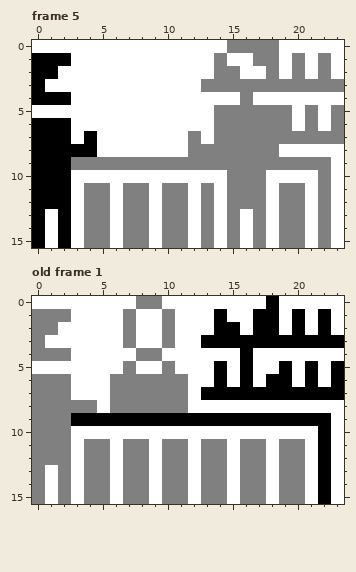
Pixel-art file: Sprites/Bar.aseprite. Above: the version before the commit.
24x16 pixels, 5 frames. Shown: frame 5, old frame 1. The commit also changed other frames, which this record leaves out.
Once edited:
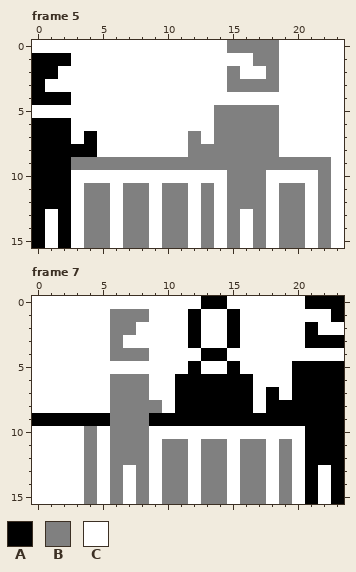
Palette (. is transparent): A #000000  B #808080  C #ffffff
A new or re-ordered frame is compared with the old frame closest to it.
What changed:
frames 5 -> 8
layer "Shelf" now hidden
Changed rows in their new state; - is an unchanged pixel.
Frame 5:
first column x 13:
 1 -C-----C-C-
 2 -C-----C-C-
 3 CC----CCCCC
 4 ---C-------
 5 ------C-C-C
 6 ------C-C-C
 7 ------CCCCC
Frame 7 is new; against old frame 1:
first column x 0:
 0 --------CC---AA---C--AAA
 1 CCC---B-B-C-A-CA-CC-C-CA
 2 CC----B---C-A-C--CC-CAC-
 3 C-----BC--C-ACC-CCCCC---
 4 CCC---BB-C---AA-C-------
 5 -------C--C-A-CAC--CA-A-
 6 CCC------CCAAA-A--CCA-A-
 7 CCC------CCAA----C-C----
 8 CCCCC-----CAAAAAA-AAAAAA
 9 AAA---BBB--------------A
10 CCC-B-BBB------------A-A
11 CCC--CB-------------CA-A
12 CCC--CB-------------CA-A
13 C-C--CBC------------CACA
14 C-C--CBC------------CACA
15 C-C--CBC------------CACA
